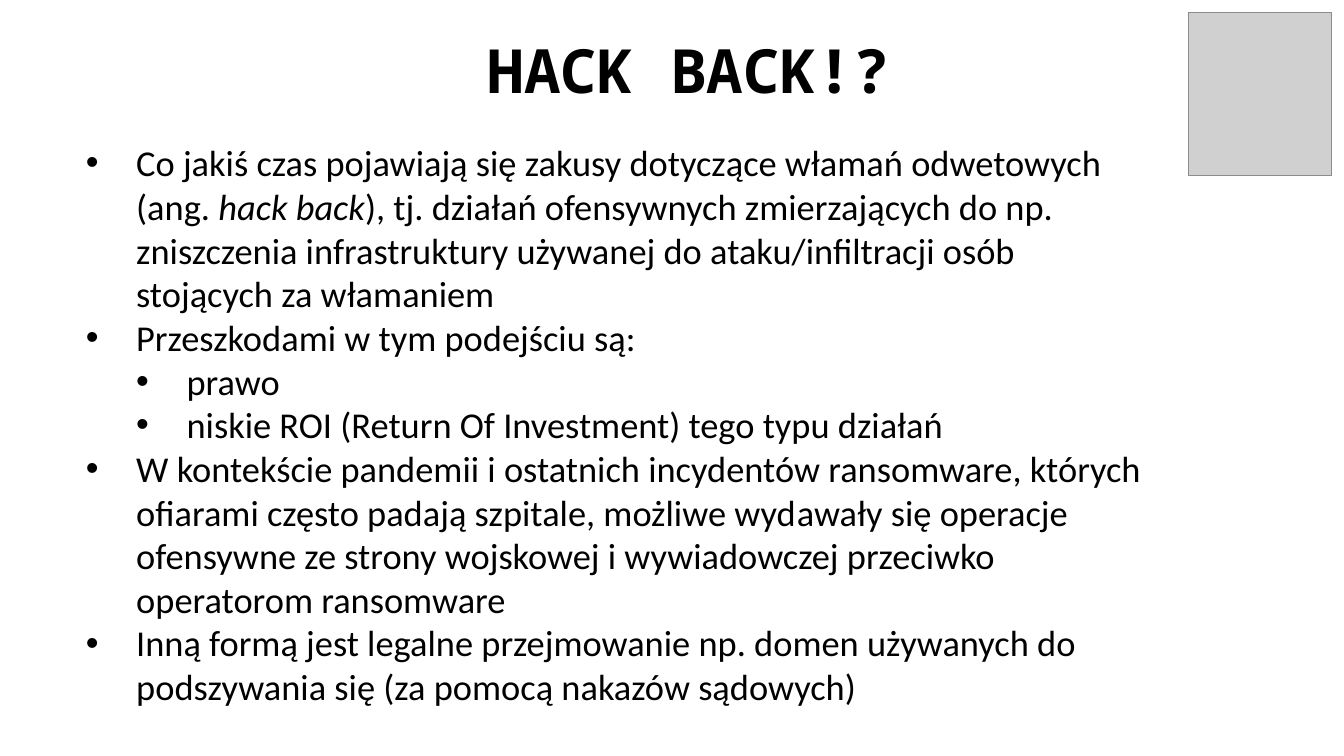
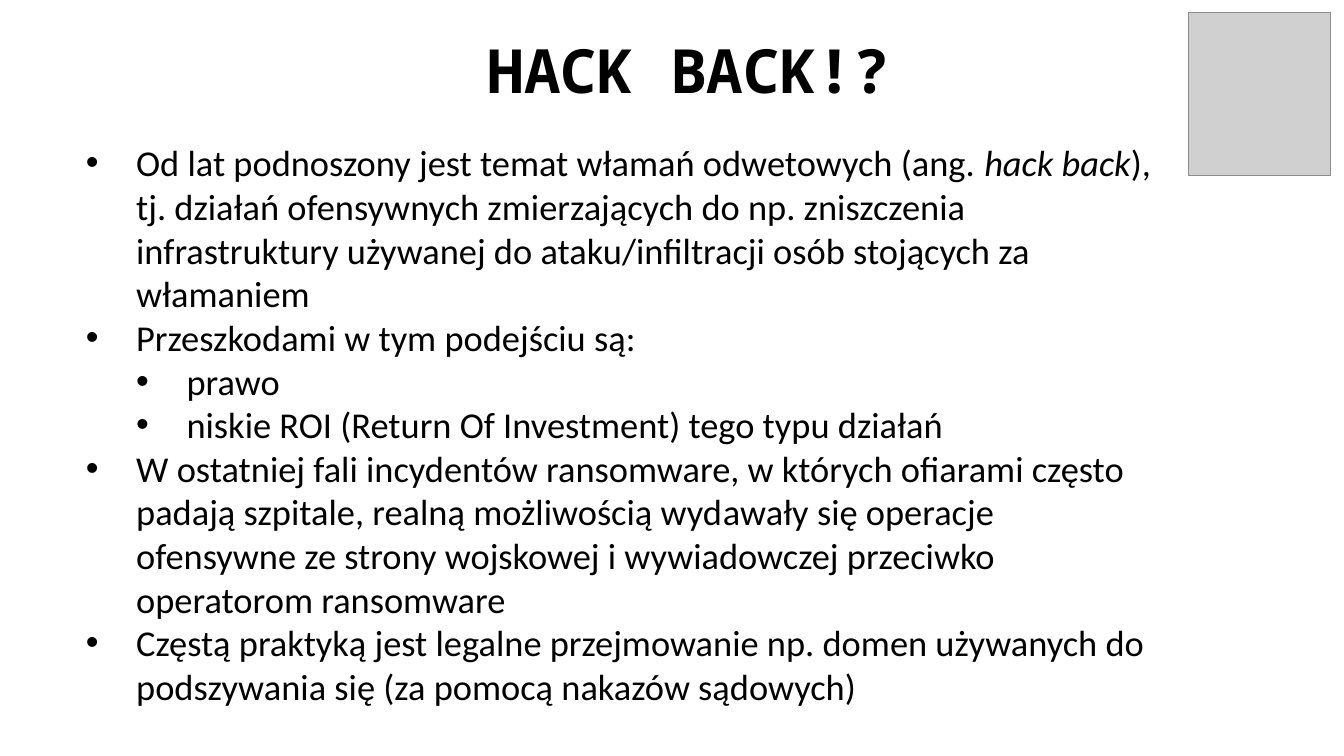
Before and after one commit to ewilded/DFIR, a slide deck: slide 48 of 6_Reagowanie_na_incydenty.pptx. Drawn at 1344x756 pixels with LibreOffice and Linux fonts; fonts in the diff are those of the drawing; grey boxes stand for pictures. Boxes give left, top, right and bottom in pixels: in the first picture for what was removed or moved away, otherwise in the second. Text is boxed around its words. In the diff, an @@ line names an element or a change of style, - is before the commit and + after.

```diff
--- a/6_Reagowanie_na_incydenty.pptx
+++ b/6_Reagowanie_na_incydenty.pptx
@@ text at [136,149,1151,308]: text changed @@
-• Co jakiś czas pojawiają się zakusy dotyczące włamań odwetowych (ang. hack back), tj. działań ofensywnych zmierzających do np. zniszczenia infrastruktury używanej do ataku/infiltracji osób stojących za włamaniem
+• Od lat podnoszony jest temat włamań odwetowych (ang. hack back), tj. działań ofensywnych zmierzających do np. zniszczenia infrastruktury używanej do ataku/infiltracji osób stojących za włamaniem
@@ text at [136,456,1144,706]: text changed @@
-• W kontekście pandemii i ostatnich incydentów ransomware, których ofiarami często padają szpitale, możliwe wydawały się operacje ofensywne ze strony wojskowej i wywiadowczej przeciwko operatorom ransomware
-• Inną formą jest legalne przejmowanie np. domen używanych do podszywania się (za pomocą nakazów sądowych)
+• W ostatniej fali incydentów ransomware, w których ofiarami często padają szpitale, realną możliwością wydawały się operacje ofensywne ze strony wojskowej i wywiadowczej przeciwko operatorom ransomware
+• Częstą praktyką jest legalne przejmowanie np. domen używanych do podszywania się (za pomocą nakazów sądowych)
```
Also in this commit, not shown: 17 other slides changed, 4 other files.
